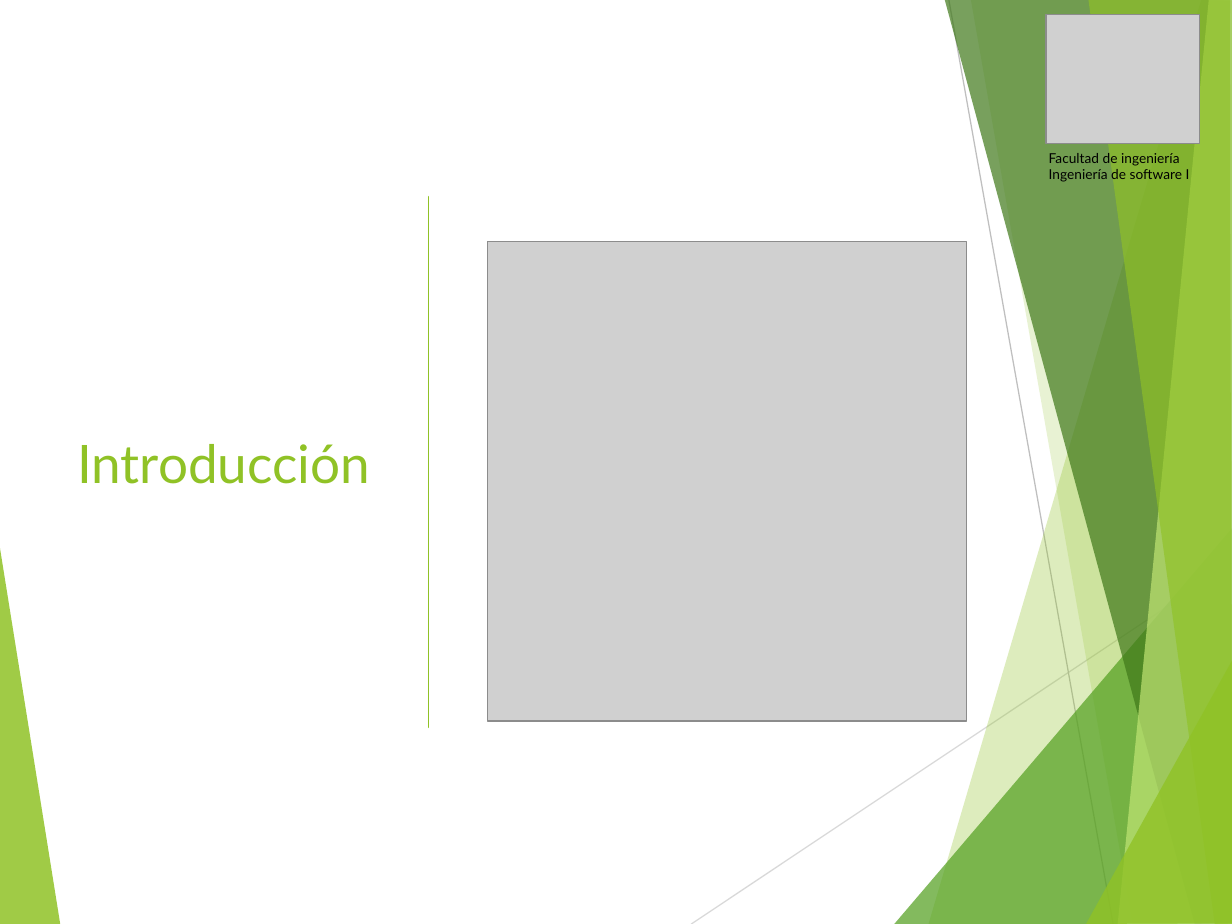
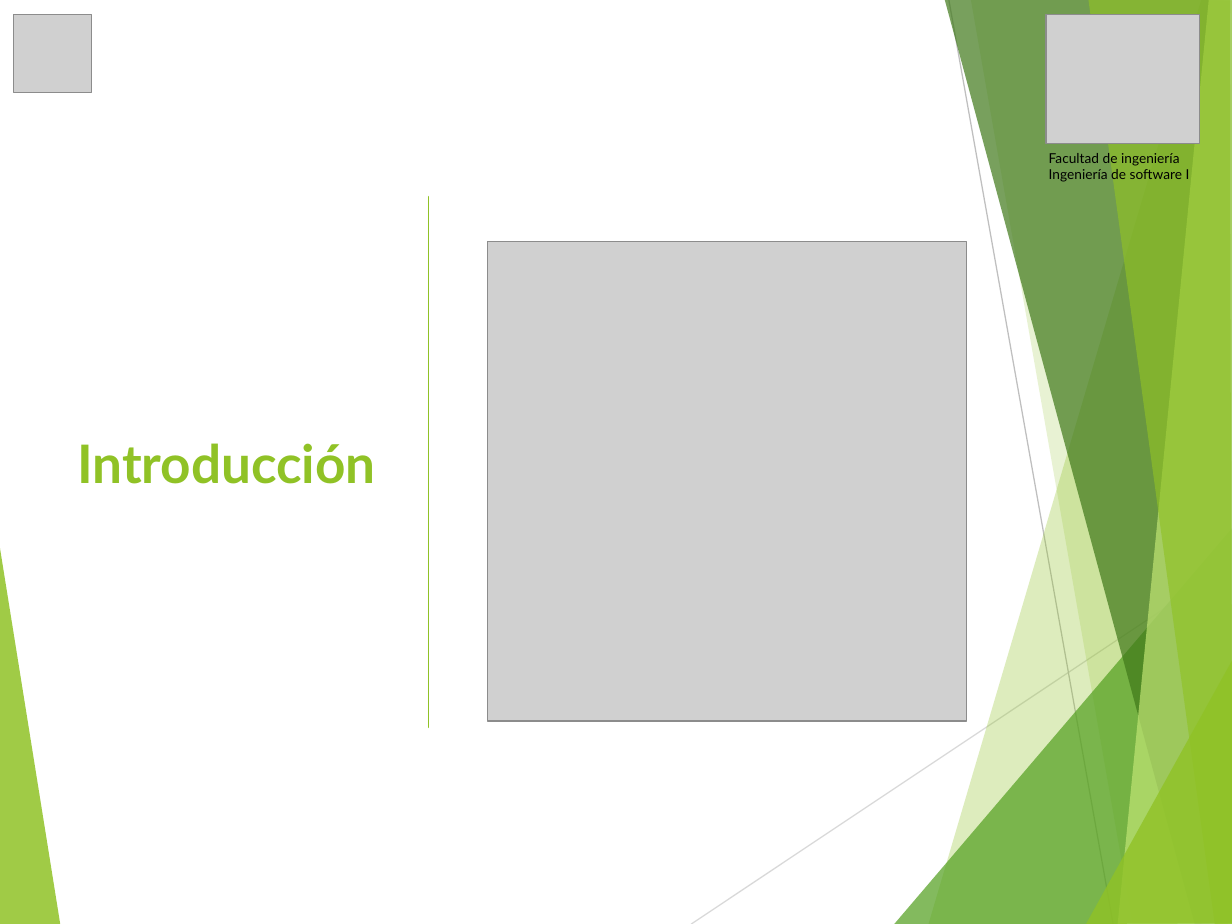
Before and after one commit to vixo23/ING-DE-SOFTWARE, a slide deck: slide 3 of INCREMENTO3/Ppt/PPt Tercer incremento scrum++.pptx. Drawn at 1232x924 pixels with LibreOffice and Linux fonts; fonts in the diff are those of the drawing; grey boxes stand for pictures. Boxes give left, top, right and bottom in pixels: in the first picture for what was removed or moved away, otherwise in the second. Text is boxed around its words. In the diff, an @@ line names an element or a change of style, - is before the commit and + after.

```diff
--- a/INCREMENTO3/Ppt/PPt Tercer incremento scrum++.pptx
+++ b/INCREMENTO3/Ppt/PPt Tercer incremento scrum++.pptx
@@ picture added at (x1=14, y1=15, x2=91, y2=92) @@
@@ title "Introducción" at (x1=77, y1=443, x2=375, y2=484): bold on @@
```
Also in this commit, not shown: 8 other slides changed, 1 slide added, 1 slide removed, 1 other file.
